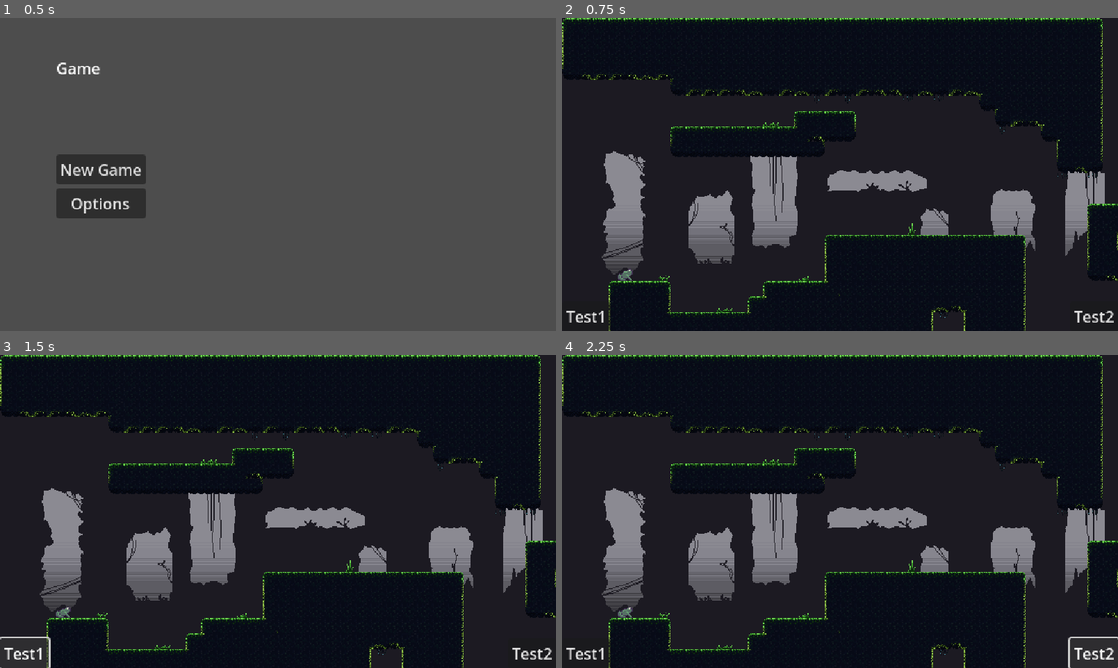
Above: before the commit, frames 1-4 (two rows, left to right).
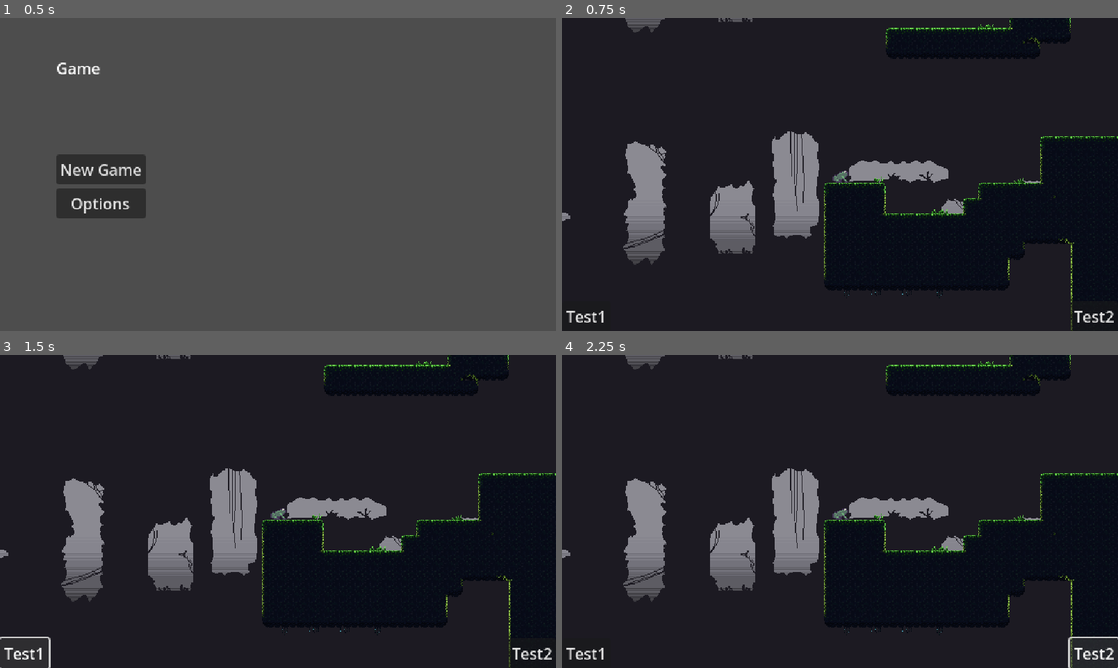
Above: after the commit, the same moments.

Repository: Dreiforce/DissGame
Game: Godot game, scene res://MainMenu.tscn
Same seed, same stepped clock (60 frames per second), same inputs: the game is played once before the commit and once after it.
Inputs:
- Up to frame 1 (0.5 s): no input
- Up to frame 2 (0.75 s): click "New Game" at 0.5 s
- Up to frame 3 (1.5 s): click "Test1" at 1.25 s
- Up to frame 4 (2.25 s): click "Test2" at 2 s

Frame 1 is identical in both runs. In frame 2, 14% of the frame differs, in the area x 0-100%, y 0-100%; in frame 3, 14%; in frame 4, 14%.

Commit message:
Add camera

Diff:
--- a/scenes/GameScene.tscn
+++ b/scenes/GameScene.tscn
@@ -32,7 +32,7 @@
 [node name="ParallaxBackground" type="ParallaxBackground" parent="MainNode"]
 
 [node name="ParallaxLayer" type="ParallaxLayer" parent="MainNode/ParallaxBackground"]
-motion_scale = Vector2(0.5, 0.5)
+motion_scale = Vector2(0.1, 0.1)
 
 [node name="BackgroundShapes" type="Sprite2D" parent="MainNode/ParallaxBackground/ParallaxLayer"]
 z_index = -1
@@ -42,7 +42,10 @@
 region_enabled = true
 region_rect = Rect2(0, 0, 1920, 1080)
 
-[node name="BackgroundColor" type="Sprite2D" parent="MainNode/ParallaxBackground/ParallaxLayer"]
+[node name="ParallaxLayer2" type="ParallaxLayer" parent="MainNode/ParallaxBackground"]
+motion_scale = Vector2(0.05, 0.05)
+
+[node name="BackgroundColor" type="Sprite2D" parent="MainNode/ParallaxBackground/ParallaxLayer2"]
 z_index = -2
 texture_repeat = 2
 position = Vector2(0, 176)
--- a/scenes/character.tscn
+++ b/scenes/character.tscn
@@ -109,3 +109,5 @@
 [node name="CollisionShape2D" type="CollisionShape2D" parent="."]
 position = Vector2(0, 1.5)
 shape = SubResource("RectangleShape2D_j1khp")
+
+[node name="Camera2D" type="Camera2D" parent="."]
Not shown: 1 places in scenes/GameScene.tscn that only renumber resources
Not shown: 1 places in scenes/character.tscn that only renumber resources
